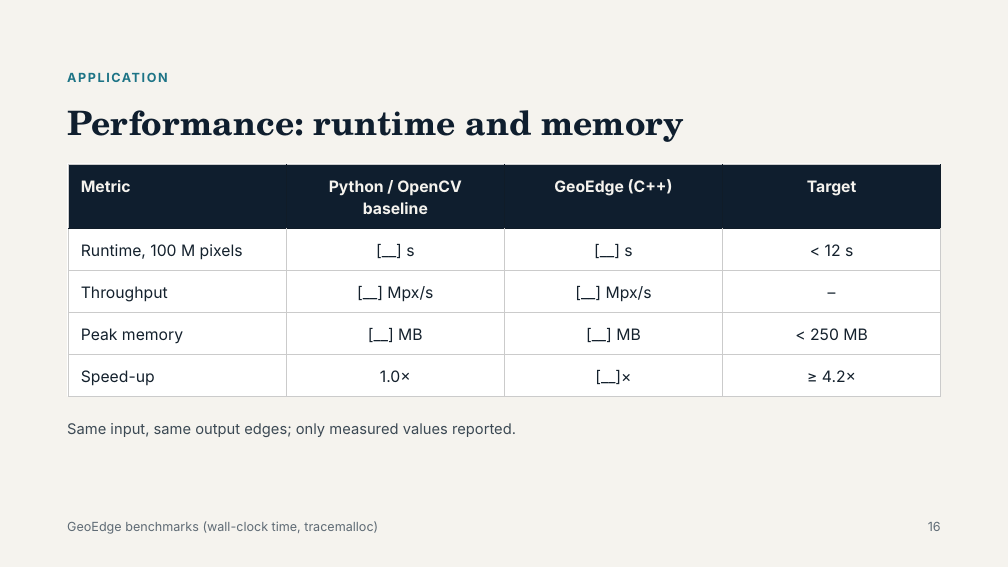
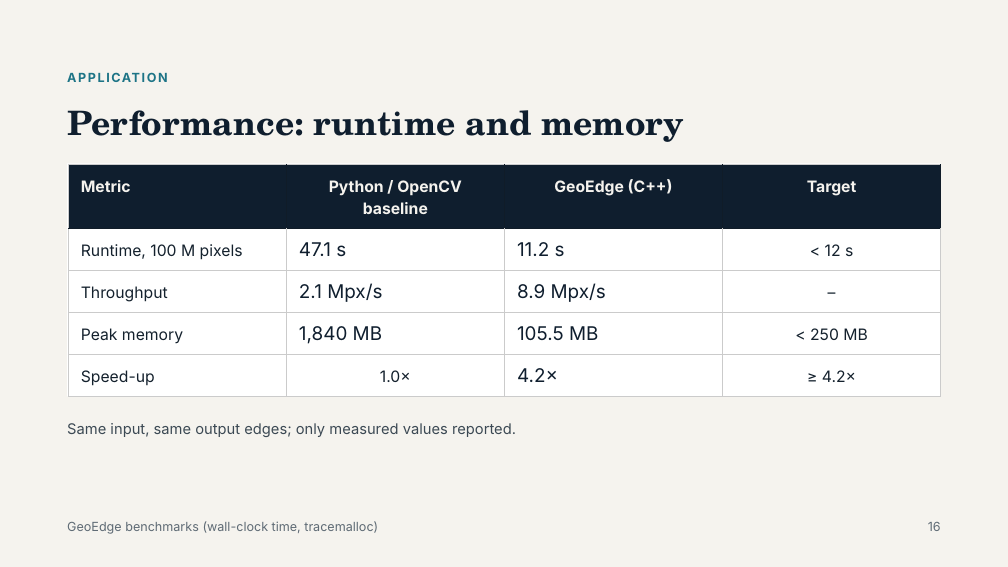
Before and after one commit to AayushmanKumar/GeoEdge, a slide deck: slide 16 of docs/presentation/Canny Edge Detection Filter Group 15 Presentation.pptx. Drawn at 1008x567 pixels with LibreOffice and Linux fonts; fonts in the diff are those of the drawing. Boxes give left, top, right and bottom in pixels: in the first picture for what was removed or moved away, otherwise in the second. Text is boxed around its words. In the diff, an @@ line names an element or a change of style, - is before the commit and + after.

```diff
--- a/docs/presentation/Canny Edge Detection Filter Group 15 Presentation.pptx
+++ b/docs/presentation/Canny Edge Detection Filter Group 15 Presentation.pptx
@@ table at (x1=68, y1=164, x2=942, y2=396) @@
-row 2, column 2: [__] s
+row 2, column 2: 47.1 s
-row 2, column 3: [__] s
+row 2, column 3: 11.2 s
-row 3, column 2: [__] Mpx/s
+row 3, column 2: 2.1 Mpx/s
-row 3, column 3: [__] Mpx/s
+row 3, column 3: 8.9 Mpx/s
-row 4, column 2: [__] MB
+row 4, column 2: 1,840 MB
-row 4, column 3: [__] MB
+row 4, column 3: 105.5 MB
-row 5, column 3: [__]×
+row 5, column 3: 4.2×
```
Also in this commit, not shown: 3 other slides changed, 17 other files.
